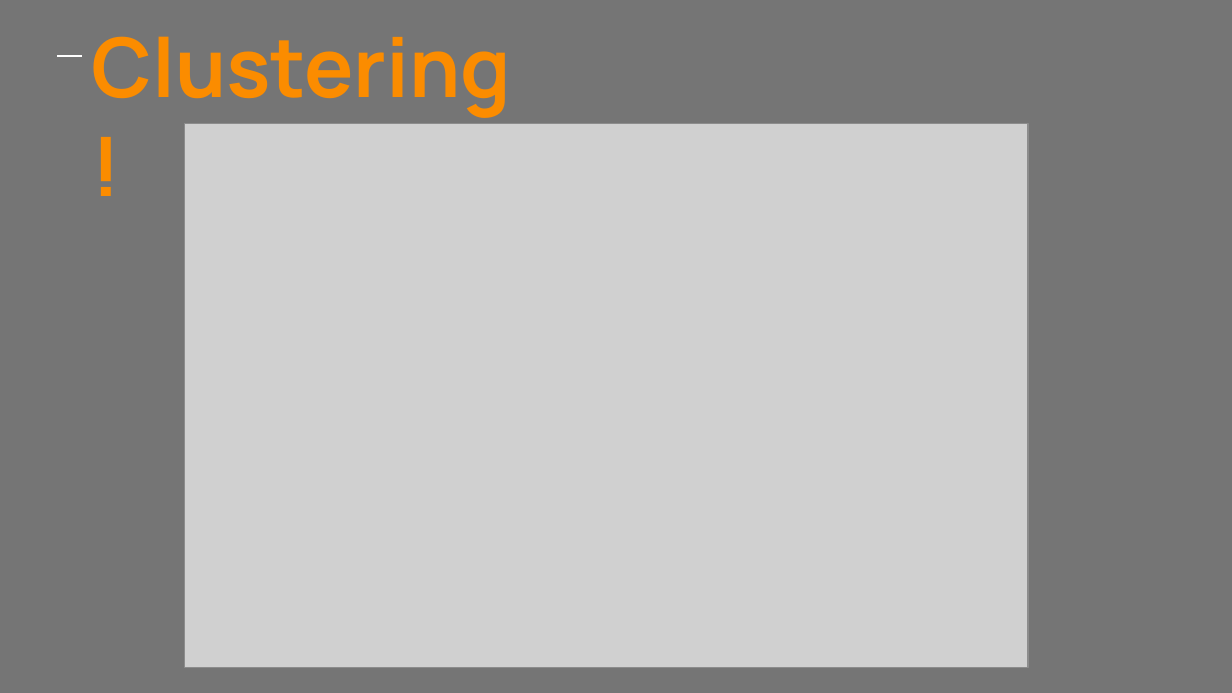
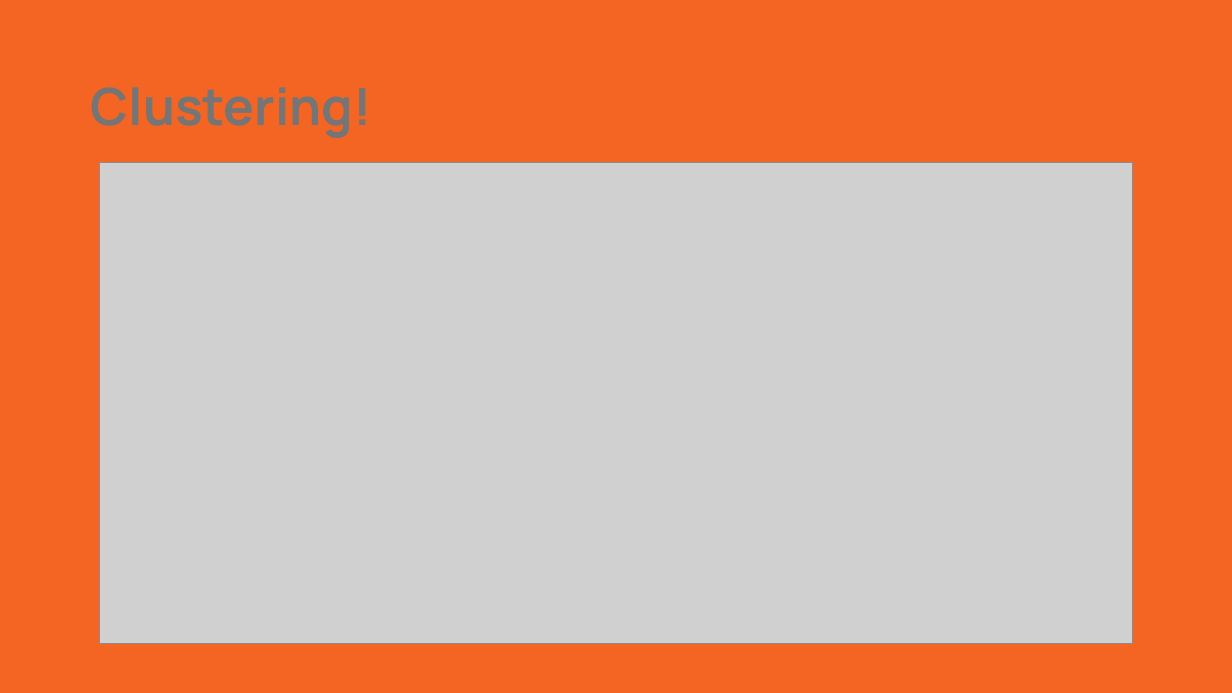
Before and after one commit to nycdatasci/bootcamp008_project, a slide deck: slide 8 of Project4-Capstone/Yay Data/Presentation/Your big idea.pptx (slide 7 before the commit). Drawn at 1232x693 pixels with LibreOffice and Linux fonts; fonts in the diff are those of the drawing; grey boxes stand for pictures; background and template pictures are left out. Boxes give left, top, right and bottom in pixels: in the first picture for what was removed or moved away, otherwise in the second. Text is boxed around its words. In the diff, an @@ line names an element or a change of style, - is before the commit and + after.

```diff
--- a/Project4-Capstone/Yay Data/Presentation/Your big idea.pptx
+++ b/Project4-Capstone/Yay Data/Presentation/Your big idea.pptx
@@ background #757575 to picture (left out) @@
@@ text "Clustering!": place and size @@
-text "Clustering!" at (92,36,512,118)
+text "Clustering!" at (91,87,372,138)
@@ text "Clustering!" at (91,87,372,138): size 48 to 30 pt, text colour #FB8C00 to #757575; indent changed; less space between paragraphs; vertical alignment top to bottom @@
@@ line removed from (58, 55) to (83, 55) @@
@@ picture: place and size @@
-picture at (185,124,1029,668)
+picture at (100,163,1132,643)
```
Also in this commit, not shown: 7 other slides changed, 2 slides added, 1 other file.
